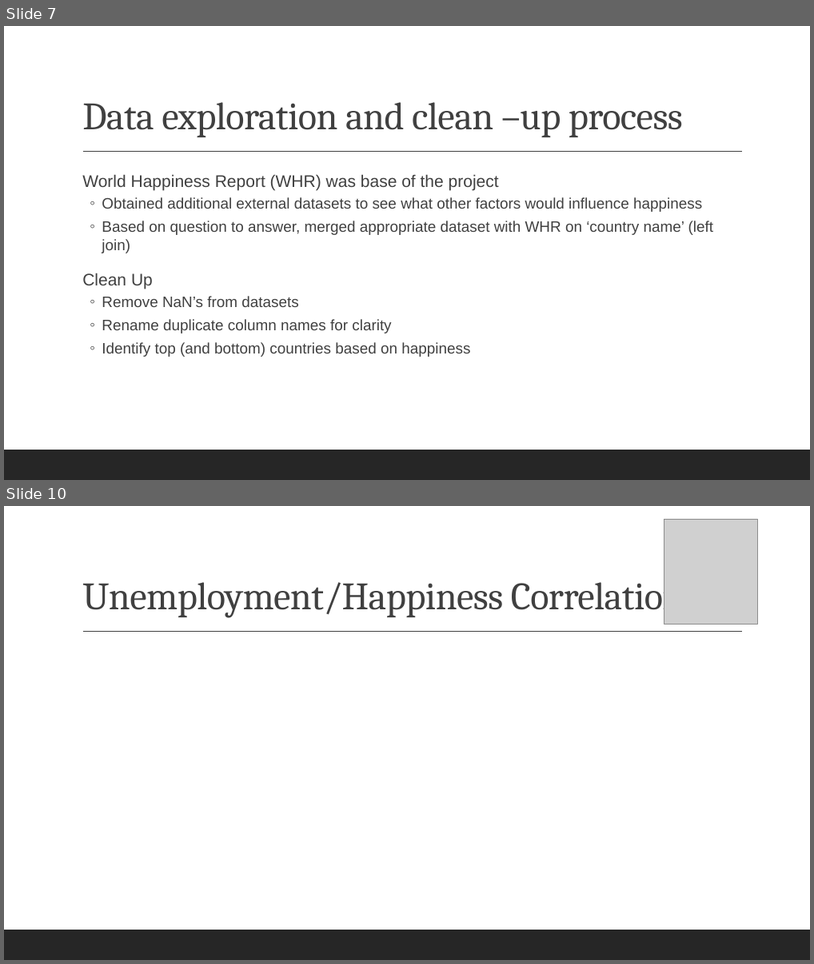
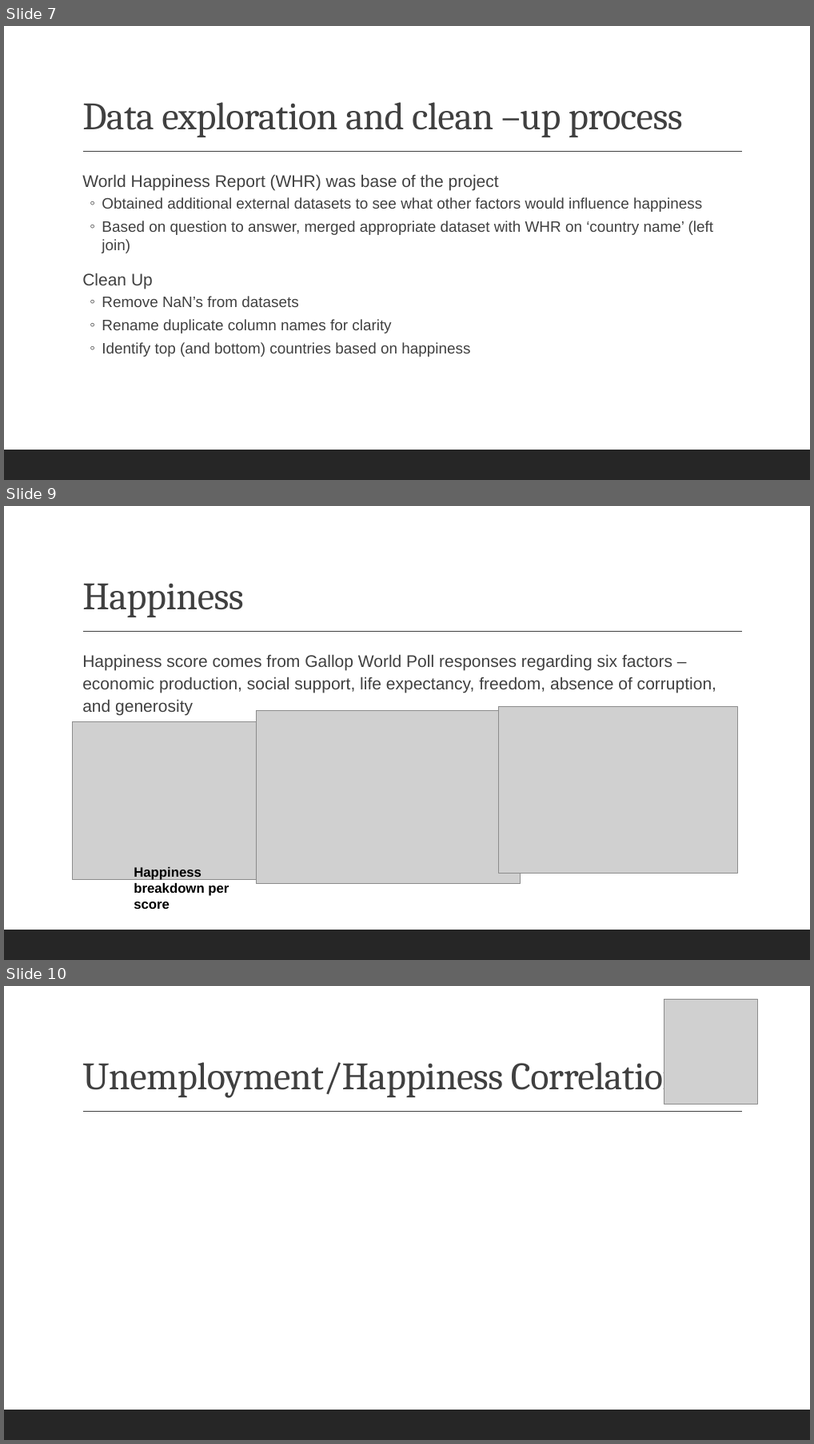
Before and after one commit to reginesgit/Factors-Contributing-to-a-Countrys-Happiness, a slide deck: Anaconda_Results_Presentation.pptx. Shown one above the other, each under a label of ours: slides 7 and 10 before the commit, slides 7, 9 and 10 after it; the slides between them are not shown. The pictures are 814x964 and 814x1444 pixels, drawn with LibreOffice and Linux fonts; fonts in the diff are those of the drawing; grey boxes stand for pictures. Boxes give left, top, right and bottom in pixels: in the first picture for what was removed or moved away, otherwise in the second. Text is boxed around its words. In the diff, an @@ line names an element or a change of style, - is before the commit and + after.

```diff
--- a/Anaconda_Results_Presentation.pptx
+++ b/Anaconda_Results_Presentation.pptx
@@ slide 9 added at (x1=4, y1=506, x2=810, y2=960), background #FFFFFF; not listed: 2 template elements that a slide beside it also shows @@
@@ title added at (x1=82, y1=583, x2=244, y2=617), 46 pt, text #404040 @@
+Happiness
@@ text added at (x1=82, y1=654, x2=717, y2=715), 20 pt, text #404040 @@
+  Happiness score comes from Gallop World Poll responses regarding six factors – economic production, social support, life expectancy, freedom, absence of corruption, and generosity
@@ picture added at (x1=72, y1=721, x2=278, y2=879) @@
@@ picture added at (x1=256, y1=711, x2=520, y2=884) @@
@@ picture added at (x1=499, y1=707, x2=738, y2=872) @@
@@ text added at (x1=134, y1=867, x2=229, y2=908), 16 pt, text #000000, bold @@
+Happiness breakdown per score
```
Also in this commit, not shown: 6 slides changed, 1 slide removed, 5 other files.
